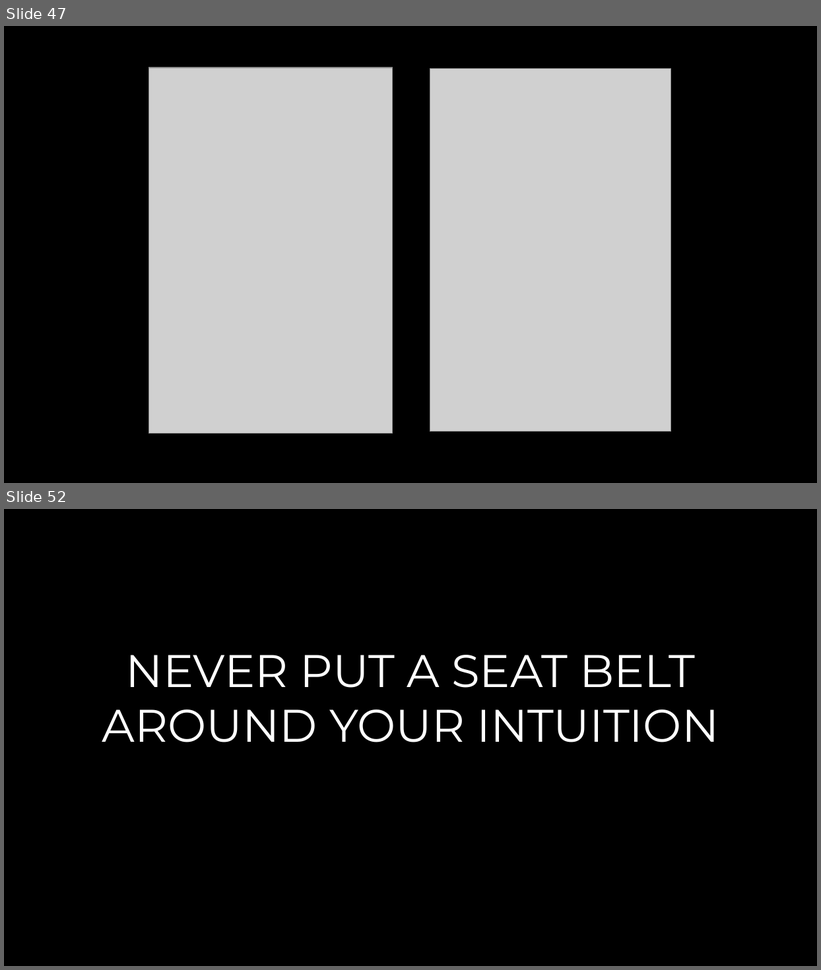
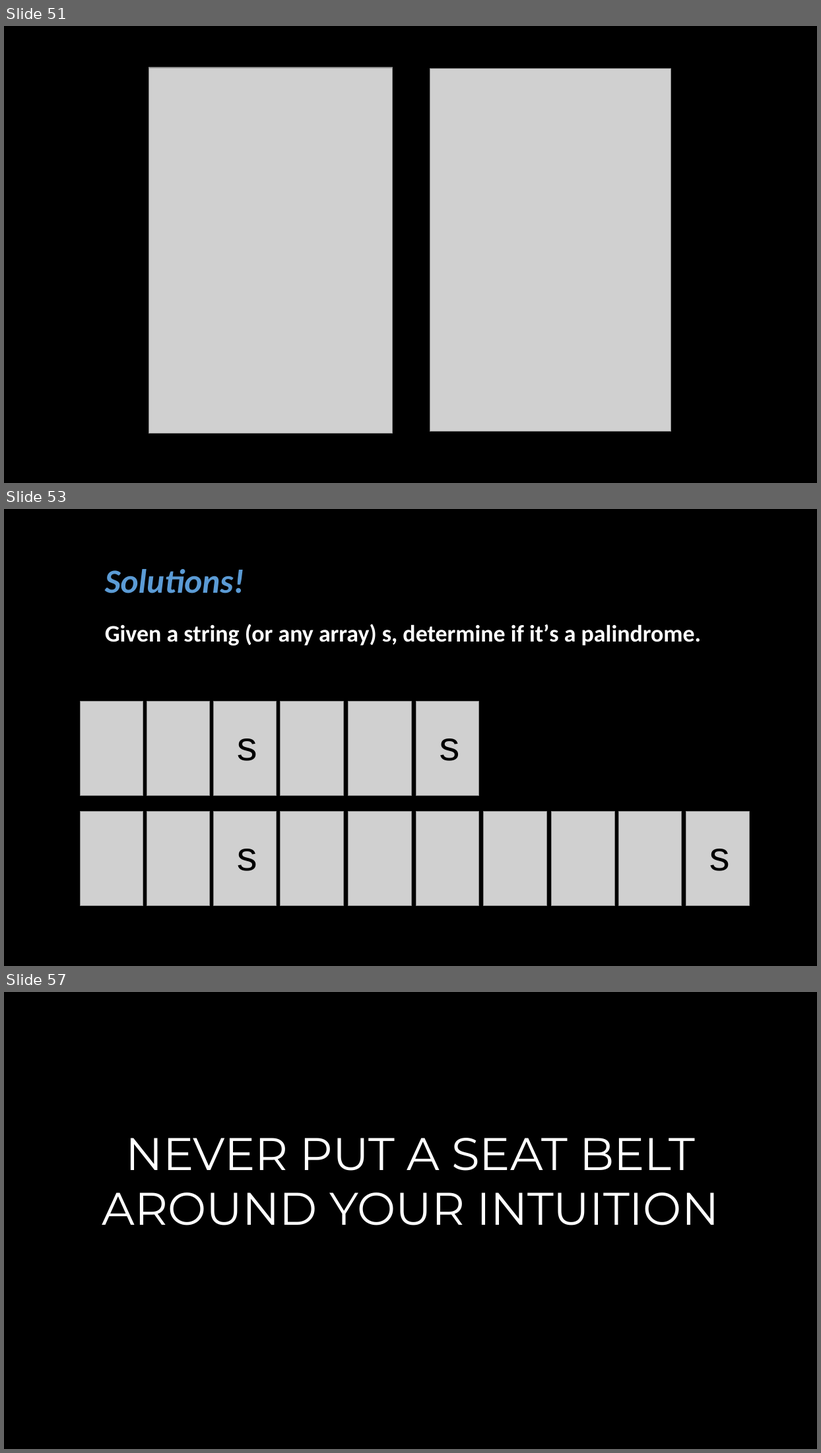
Before and after one commit to joshuaeckroth/zigzag, a slide deck: slides/zigzag.pptx. Shown one above the other, each under a label of ours: slides 47 and 52 before the commit, slides 51, 53 and 57 after it; the slides between them are not shown. The pictures are 821x970 and 821x1453 pixels, drawn with LibreOffice and Linux fonts; fonts in the diff are those of the drawing; grey boxes stand for pictures. Boxes give left, top, right and bottom in pixels: in the first picture for what was removed or moved away, otherwise in the second. Text is boxed around its words. In the diff, an @@ line names an element or a change of style, - is before the commit and + after.

```diff
--- a/slides/zigzag.pptx
+++ b/slides/zigzag.pptx
@@ slide 53 added at [4,509,817,966], background #000000 @@
@@ text added at [105,569,244,593], 40 pt, text #5B9BD5, bold, italic @@
+Solutions!
@@ text added at [105,624,702,646], 28 pt, text #FFFFFF, bold @@
+Given a string (or any array) s, determine if it’s a palindrome.
@@ picture added at [81,702,143,796] @@
@@ picture added at [147,702,209,796] @@
@@ picture added at [214,702,277,796] @@
@@ picture added at [281,702,343,796] @@
@@ picture added at [348,702,411,796] @@
@@ picture added at [416,702,479,796] @@
@@ text added at [237,739,257,761], 48 pt, text #000000 @@
+s
@@ text added at [440,739,460,761], 48 pt, text #000000 @@
+s
@@ picture added at [81,811,143,906] @@
@@ picture added at [147,811,209,906] @@
@@ picture added at [214,811,277,906] @@
@@ picture added at [281,811,343,906] @@
@@ picture added at [348,811,411,906] @@
@@ picture added at [416,811,479,906] @@
@@ picture added at [484,811,547,906] @@
@@ picture added at [552,811,614,906] @@
@@ picture added at [619,811,682,906] @@
@@ picture added at [686,811,749,906] @@
@@ text added at [237,849,257,871], 48 pt, text #000000 @@
+s
@@ text added at [710,849,730,871], 48 pt, text #000000 @@
+s
@@ what was slide 47 is now slide 51 @@
@@ what was slide 52 is now slide 57 @@
```
Also in this commit, not shown: 8 slides changed, 4 other slides added.
